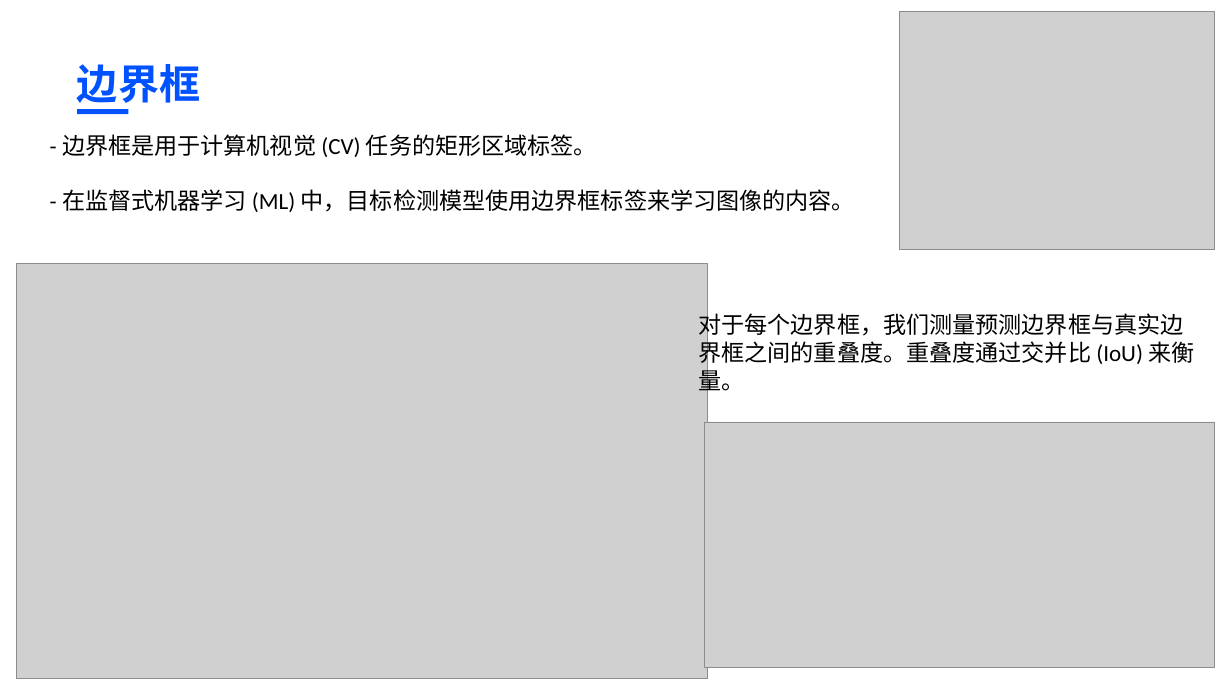
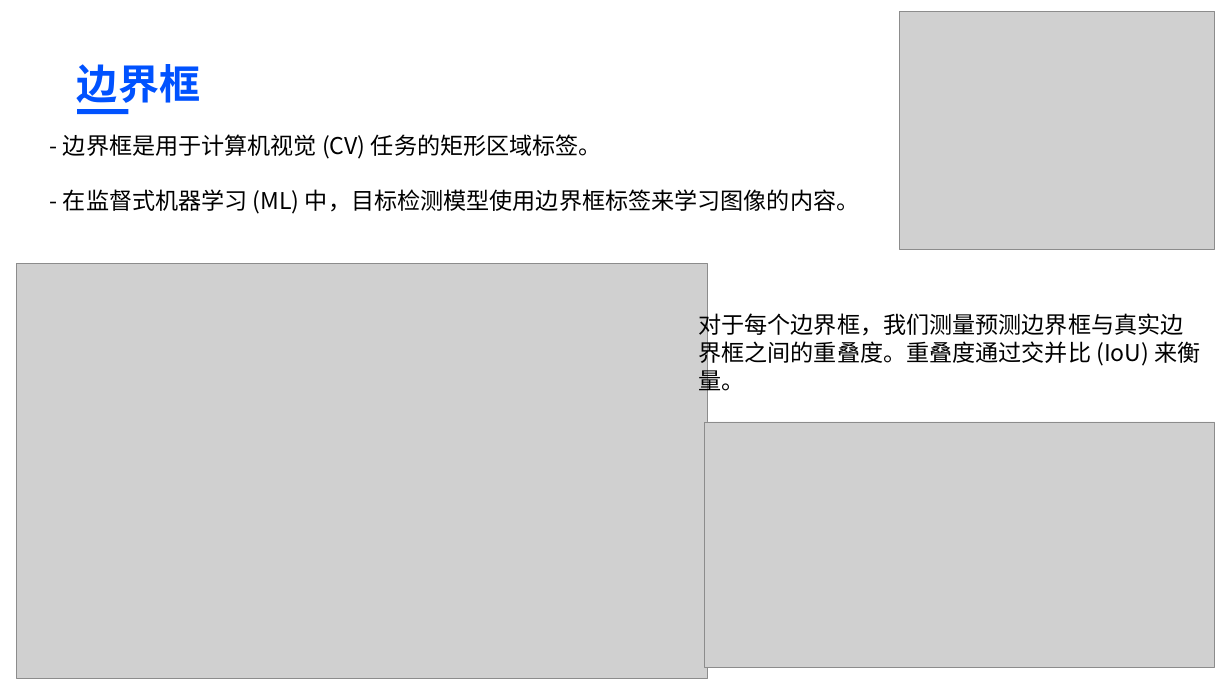
Before and after one commit to BaiRong-NUC/YOLOAnalyzes, a slide deck: slide 6 of 高级软件工程.pptx (slide 5 before the commit). Drawn at 1232x693 pixels with LibreOffice and Linux fonts; fonts in the diff are those of the drawing; grey boxes stand for pictures. Boxes give left, top, right and bottom in pixels: in the first picture for what was removed or moved away, otherwise in the second. Text is boxed around its words. In the diff, an @@ line names an element or a change of style, - is before the commit and + after.

```diff
--- a/高级软件工程.pptx
+++ b/高级软件工程.pptx
@@ text "- 边界框是用于计算机视觉 (CV) 任务的矩形区域标签。" at <box>63,134,859,214</box>: font Calibri to Noto Sans CJK SC @@
@@ text "对于每个边界框，我们测量预测边界框与真实边界框之间的重叠度。重叠度通过交并比 (IoU) 来衡量。" at <box>698,310,1200,395</box>: font Calibri to Noto Sans CJK SC @@
```
Also in this commit, not shown: 4 other slides changed, 14 slides added.
